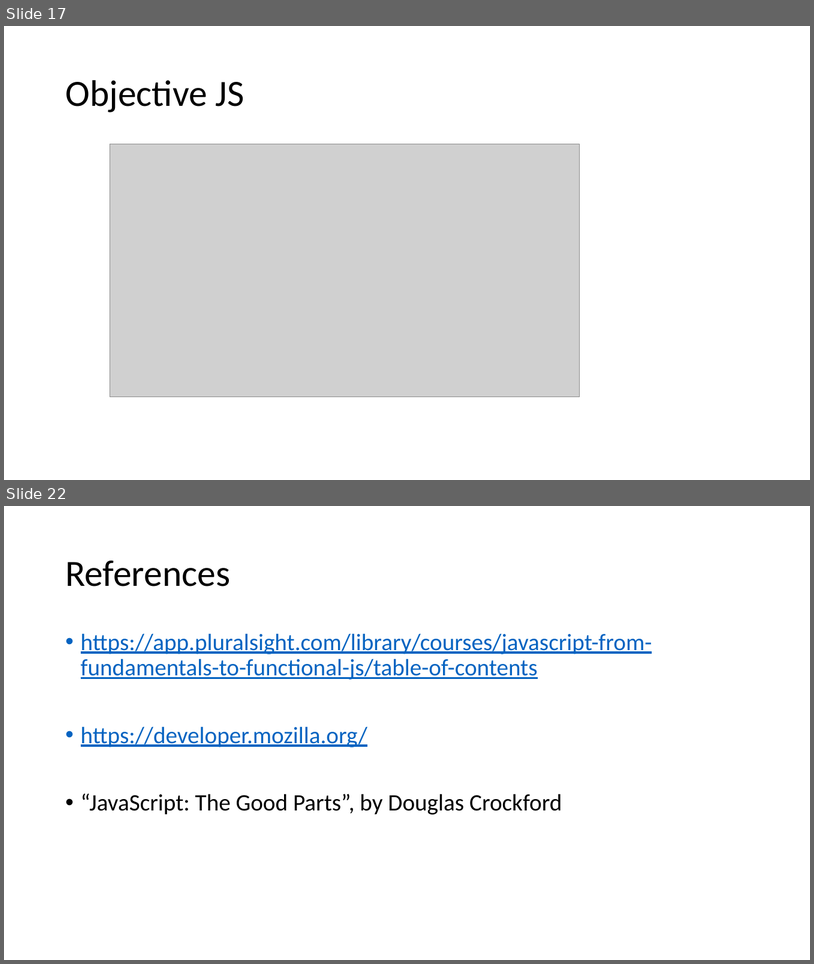
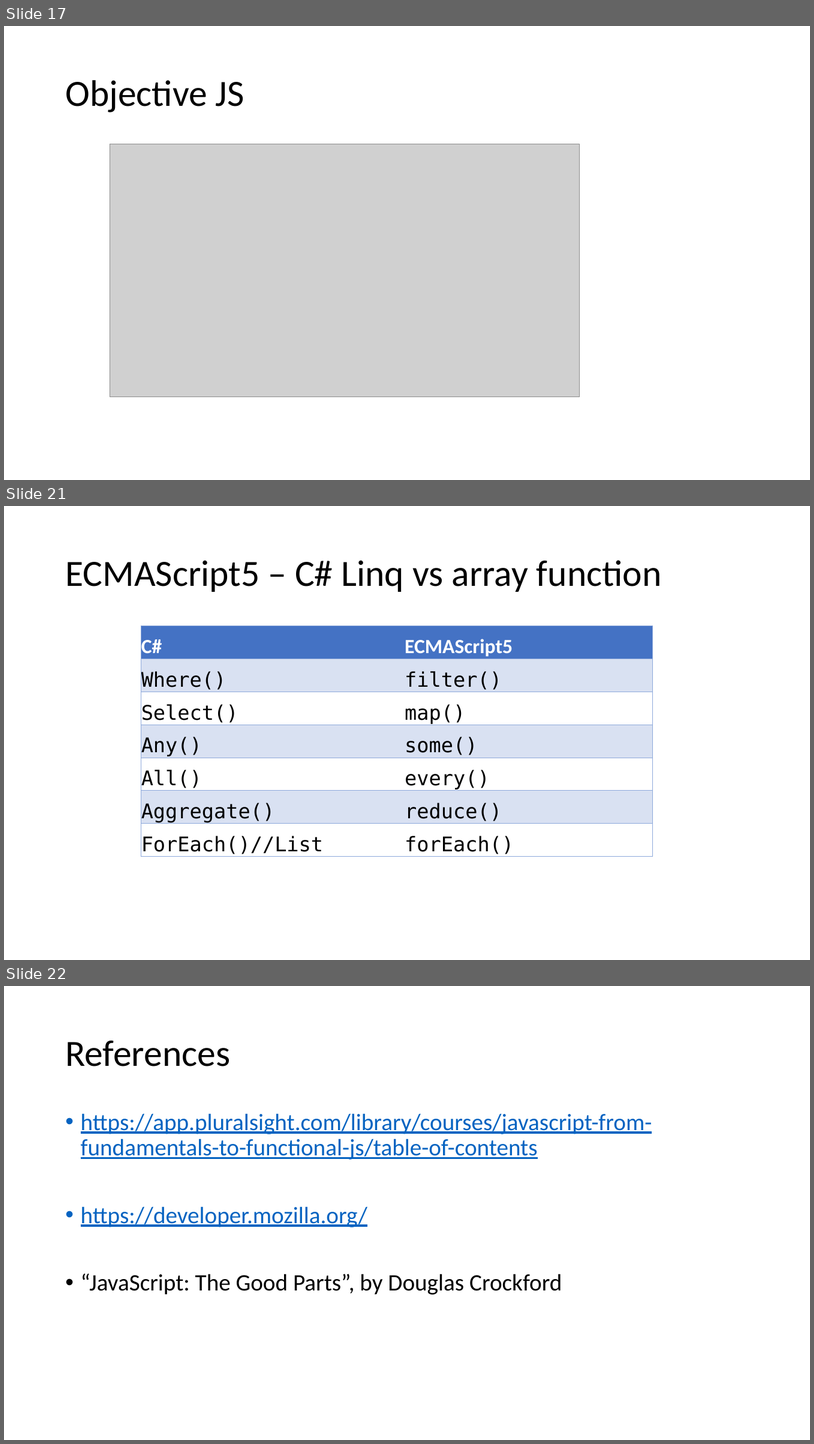
Before and after one commit to dankrz/JsTraining, a slide deck: JsTraining-presentation/JS Training.pptx. Shown one above the other, each under a label of ours: slides 17 and 22 before the commit, slides 17, 21 and 22 after it; the slides between them are not shown. The pictures are 814x964 and 814x1444 pixels, drawn with LibreOffice and Linux fonts; fonts in the diff are those of the drawing; grey boxes stand for pictures. Boxes give left, top, right and bottom in pixels: in the first picture for what was removed or moved away, otherwise in the second. Text is boxed around its words. In the diff, an @@ line names an element or a change of style, - is before the commit and + after.

```diff
--- a/JsTraining-presentation/JS Training.pptx
+++ b/JsTraining-presentation/JS Training.pptx
@@ slide 21 added at <box>4,506,810,960</box>, background #FFFFFF @@
@@ title added at <box>65,560,662,592</box>, 44 pt, text #000000 @@
+ECMAScript5 – C# Linq vs array function
@@ table added at <box>141,626,653,856</box>, 7 rows, 2 columns @@
+C# | ECMAScript5
+Where() | filter()
+Select() | map()
+Any() | some()
+All() | every()
+Aggregate() | reduce()
+ForEach()//List | forEach()
```
Also in this commit, not shown: 4 slides changed, 1 slide removed, 1 other file.
